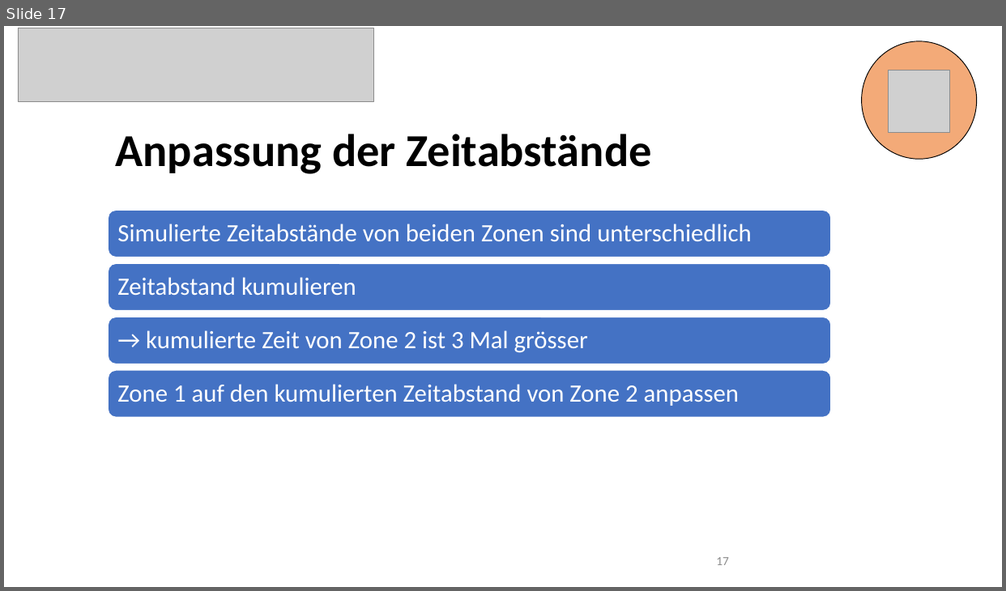
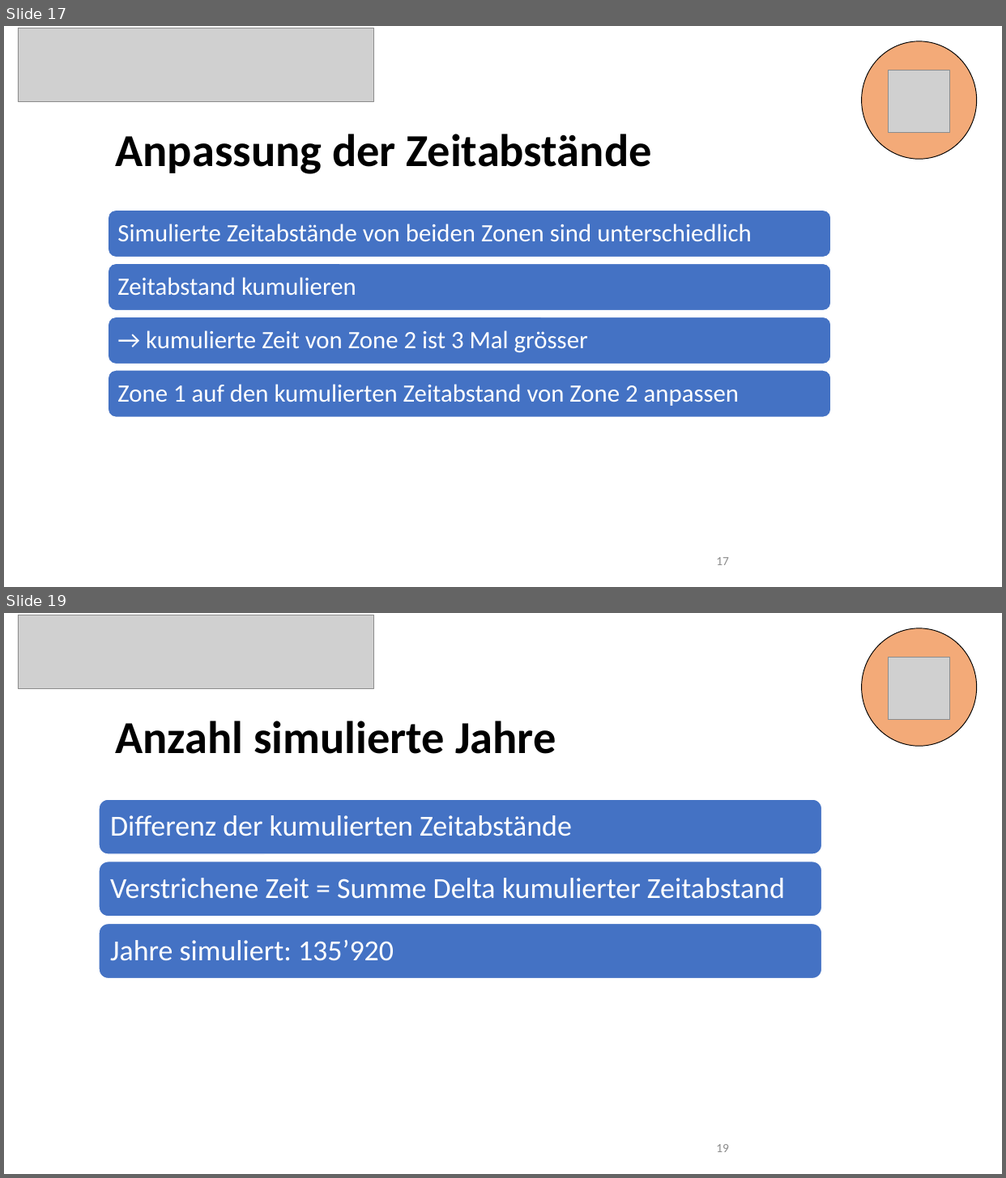
Before and after one commit to 7ben18/FHNW_Steinschlagrisiko, a slide deck: Praesentation/Steinschlagrisiko_Präsentation.pptx. Shown one above the other, each under a label of ours: slide 17 before the commit, slides 17 and 19 after it; the slides between them are not shown. The pictures are 1006x591 and 1006x1178 pixels, drawn with LibreOffice and Linux fonts; fonts in the diff are those of the drawing; grey boxes stand for pictures. Boxes give left, top, right and bottom in pixels: in the first picture for what was removed or moved away, otherwise in the second. Text is boxed around its words. In the diff, an @@ line names an element or a change of style, - is before the commit and + after.

```diff
--- a/Praesentation/Steinschlagrisiko_Präsentation.pptx
+++ b/Praesentation/Steinschlagrisiko_Präsentation.pptx
@@ slide 19 added at [4,613,1002,1174], background #FFFFFF @@
@@ picture added at [19,615,374,688] @@
@@ ellipse added at [862,628,978,746], fill #ED7D31 at 65% opacity, outline #000000 0.75 pt @@
@@ picture added at [889,658,950,719] @@
@@ title added at [116,721,556,754], 44 pt, text #000000, bold @@
+Anzahl simulierte Jahre
@@ group added at [99,799,822,978]: 3 rounded rectangles, 3 texts @@
+Differenz der kumulierten Zeitabstände
+Verstrichene Zeit = Summe Delta kumulierter Zeitabstand
+Jahre simuliert: 135’920
@@ page number added at [716,1144,729,1152], 12 pt, text #8C8C8C @@
+19
```
Also in this commit, not shown: 2 slides changed, 2 other slides added, 1 slide removed.
